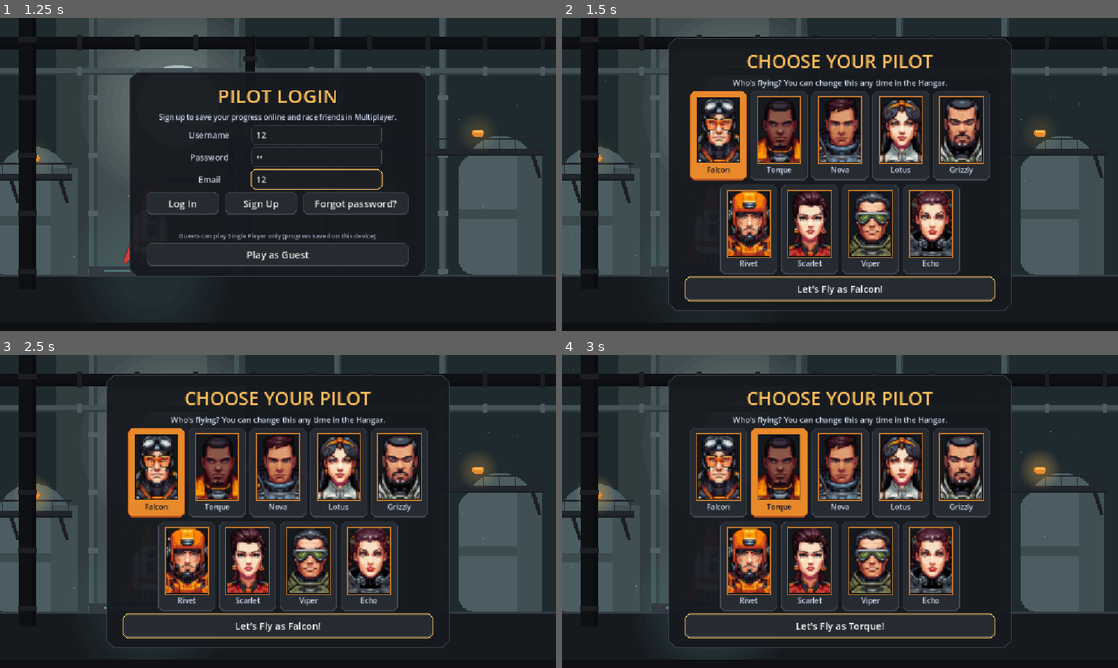
Above: before the commit, frames 1-4 (two rows, left to right).
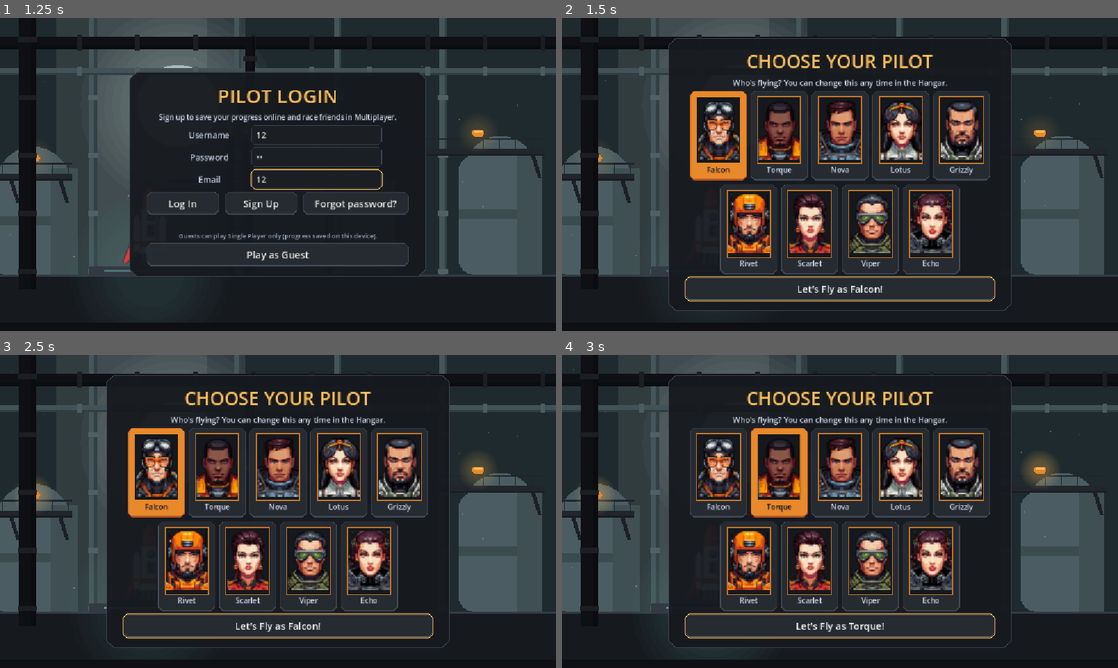
Above: after the commit, the same moments.

Repository: lukebelden/rocket-race
Game: Godot game, scene res://game.tscn
The game is run twice, just before and just after one commit, with the same random seed, the same clock (stepped at 60 frames per second) and the same inputs.
Inputs (mouse positions are in pixels of both pictures, inside the frame that each line leads up to):
- Up to frame 1 (1.25 s): click (316, 133) at 0.52 s; type "12" at 0.6 s; click (316, 155) at 0.75 s; type "12" at 0.83 s; click (316, 180) at 0.98 s; type "12" at 1.07 s
- Up to frame 2 (1.5 s): click "Play as Guest" at 1.25 s
- Up to frame 3 (2.5 s): click (155, 473) at 2.02 s
- Up to frame 4 (3 s): click (778, 473) at 2.77 s

Frame 1 is identical in both runs. In frame 2, 6.5% of the frame differs, in the area x 24-76%, y 25-76%; in frame 3, 6.5%; in frame 4, 6.5%.

Commit message:
Race ghosts are see-through copies of each racer's real ship build; avatars show the whole pilot
Co-Authored-By: Claude Opus 5.5 <noreply@anthropic.com>

Diff:
--- a/game.gd
+++ b/game.gd
@@ -1934,10 +1934,14 @@
 	var course_seed := int(info.get("seed", 1))
 	course_rng.seed = course_seed
 	station_rng.seed = course_seed * 7919 + 17
+	rivals_node.clear()
 	for p in Net.room.get("players", []):
 		var id := int(p.get("id", 0))
 		if id != Net.my_id:
-			rivals_node.add_rival(id, str(p.get("name", "Pilot")), Color.html(str(p.get("color", "#ffffff"))))
+			var ship := str(p.get("ship", "small"))
+			var ghost_scale := float(Profile.item("ships", ship).get("size", 1.0)) * ROCKET_SCALE
+			rivals_node.add_rival(id, str(p.get("name", "Pilot")), Color.html(str(p.get("color", "#ffffff"))),
+				ship, p.get("paint", {}), p.get("mods", []), ghost_scale)
 			_add_rival_card(id, p)
 	_show_menu()
 	_go_to_pad()
@@ -2390,8 +2394,7 @@
 	row.alignment = BoxContainer.ALIGNMENT_CENTER
 	row.add_theme_constant_override("separation", 8)
 	profile_avatar = Pilots.new()
-	profile_avatar.crop = 0.6  # head and shoulders
-	profile_avatar.custom_minimum_size = Vector2(44, 44)
+	profile_avatar.custom_minimum_size = Vector2(38, 52)  # portrait-shaped: the whole pilot fits
 	row.add_child(profile_avatar)
 	profile_label = Label.new()
 	profile_label.add_theme_font_size_override("font_size", 16)
--- a/pilots.gd
+++ b/pilots.gd
@@ -46,13 +46,18 @@
 
 
 func _draw() -> void:
-	var r := Rect2(Vector2.ZERO, size)
+	# The whole portrait (top `crop` of it), fitted inside the box - never cut off.
+	var box := Rect2(Vector2.ZERO, size)
 	if framed:
-		draw_rect(r, Color("15181d"))
-		draw_portrait(self, r.grow(-2), pilot, crop)
-		draw_rect(r, Color(accent, 0.8), false, 2.0)
-	else:
-		draw_portrait(self, r, pilot, crop)
+		draw_rect(box, Color("15181d"))
+		box = box.grow(-2)
+	var tex := texture(pilot)
+	var src := Rect2(Vector2.ZERO, Vector2(tex.get_width(), tex.get_height() * crop))
+	var k := minf(box.size.x / src.size.x, box.size.y / src.size.y)
+	var dst := Rect2(box.get_center() - src.size * k / 2.0, src.size * k)
+	draw_texture_rect_region(tex, dst, src)
+	if framed:
+		draw_rect(Rect2(Vector2.ZERO, size), Color(accent, 0.8), false, 2.0)
 
 
 static func id_of(id: String) -> String:
--- a/rivals.gd
+++ b/rivals.gd
@@ -1,5 +1,6 @@
 extends Node2D
-## Multiplayer: the other racers' rockets, drawn as see-through "ghosts" in their colours.
+## Multiplayer: the other racers' rockets, drawn as see-through "ghosts" of the ship they
+## picked (ship type, paint and fitted mods), with their name tag in their racer colour.
 ## Everyone flies the same course, so a rival's height on screen shows how far ahead of or
 ## behind you they are. Rivals too far away become markers at the top/bottom edge.
 ## They're only visual: you can't bump into each other.
@@ -9,7 +10,11 @@
 ## Metres per distance unit, matching the nav beacon's scale (game.gd METERS_PER_PIXEL x fall speed).
 const METERS_PER_UNIT := 1320.0
 
-## id -> {name, color, x (0..1), d, hull, boost, status, shown_x, shown_d}
+const Rocket := preload("res://rocket.gd")
+## How see-through the ghost ships are.
+const GHOST_ALPHA := 0.5
+
+## id -> {name, color, x (0..1), d, hull, boost, status, shown_x, shown_d, ship: Rocket, scale}
 var rivals: Dictionary = {}
 ## Set by game.gd every frame.
 var my_distance: float = 0.0
@@ -25,9 +30,30 @@
 	_font = ThemeDB.fallback_font
 
 
-func add_rival(id: int, rival_name: String, color: Color) -> void:
+func add_rival(id: int, rival_name: String, color: Color, ship := "small", paint: Dictionary = {},
+		mods: Array = [], ship_scale := 1.0) -> void:
+	remove_rival(id)  # a ghost left over from an earlier race
+	# Their rocket as a display model (it doesn't fly itself: we move it every frame).
+	var r := Rocket.new()
+	r.ship = ship
+	r.paint_main = Color.html(str(paint.get("main", "#e5683b")))
+	r.paint_dark = Color.html(str(paint.get("dark", "#a8432a")))
+	r.paint_body = Color.html(str(paint.get("body", "#e6efe9")))
+	for m in mods:
+		r.mods.append(str(m))
+	r.missile_count = 2
+	r.active = false
+	r.flame_on = true
+	r.monitoring = false
+	r.monitorable = false
+	r.scale = Vector2.ONE * ship_scale
+	r.modulate = Color(1, 1, 1, GHOST_ALPHA)
+	r.visible = false
+	add_child(r)
+	r.set_process(false)
+	r.set_process_unhandled_input(false)
 	rivals[id] = {"name": rival_name, "color": color, "x": 0.5, "d": 0.0, "hull": 1.0,
-		"boost": false, "status": "racing", "shown_x": 0.5, "shown_d": 0.0}
+		"boost": false, "status": "racing", "shown_x": 0.5, "shown_d": 0.0, "ship": r, "scale": ship_scale}
 
 
 func update_rival(id: int, data: Dictionary) -> void:
@@ -46,7 +72,15 @@
 		rivals[id]["d"] = distance
 
 
+## New race: drop every ghost from the last one.
+func clear() -> void:
+	for id in rivals.keys():
+		remove_rival(id)
+
+
 func remove_rival(id: int) -> void:
+	if rivals.has(id) and is_instance_valid(rivals[id]["ship"]):
+		rivals[id]["ship"].queue_free()
 	rivals.erase(id)
 
 
@@ -67,6 +101,12 @@
 	for r in rivals.values():
 		r["shown_x"] = lerpf(r["shown_x"], r["x"], k)
 		r["shown_d"] = lerpf(r["shown_d"], r["d"], k)
+		# Keep the ghost ship's engine animating (it isn't processing on its own).
+		var ship: Rocket = r["ship"]
+		ship._anim += delta * 10.0
+		ship._flicker = randf_range(0.75, 1.2)
+		ship.boosting = r["boost"]
+		ship.queue_redraw()
 	queue_redraw()
 
 
@@ -80,6 +120,8 @@
 		var out: bool = r["status"] == "crashed"
 		var done: bool = r["status"] == "finished"
 		var tag: String = r["name"] + ("  · OUT" if out else ("  · FINISHED" if done else ""))
+		var ship: Rocket = r["ship"]
+		ship.visible = false
 		if y < top_limit or done:
 			_draw_edge_marker(Vector2(x, top_limit + 14.0), true, color, tag, ahead)
 		elif y > bottom_limit:
@@ -91,26 +133,9 @@
 					mx = rocket_x - (mx - rocket_x)
 			_draw_edge_marker(Vector2(mx, bottom_limit - 14.0), false, color, tag, ahead)
 		elif not out:
-			_draw_ghost(Vector2(x, y), color, r["boost"])
-			_draw_tag(Vector2(x, y + 54.0), tag, color)
-
-
-## Simplified rocket silhouette in the racer's colour.
-func _draw_ghost(at: Vector2, color: Color, boosting: bool) -> void:
-	var body := Color(color, 0.55)
-	var dark := Color(color.darkened(0.4), 0.55)
-	var flame := Color(1.0, 0.75, 0.3, 0.6)
-	var flame_len := 30.0 if boosting else 18.0
-	draw_colored_polygon(PackedVector2Array([at + Vector2(-7, 30), at + Vector2(7, 30),
-		at + Vector2(0, 30 + flame_len + randf() * 6.0)]), flame)
-	draw_colored_polygon(PackedVector2Array([at + Vector2(-12, 30), at + Vector2(-24, 38),
-		at + Vector2(-12, 10)]), dark)
-	draw_colored_polygon(PackedVector2Array([at + Vector2(12, 30), at + Vector2(24, 38),
-		at + Vector2(12, 10)]), dark)
-	draw_rect(Rect2(at + Vector2(-12, -18), Vector2(24, 48)), body)
-	draw_colored_polygon(PackedVector2Array([at + Vector2(-12, -18), at + Vector2(12, -18),
-		at + Vector2(0, -42)]), body)
-	draw_circle(at + Vector2(0, -4), 5.0, Color(0.85, 0.95, 1.0, 0.6))
+			ship.visible = true
+			ship.position = Vector2(x, y)
+			_draw_tag(Vector2(x, y - 66.0 * float(r["scale"])), tag, color)  # above the nose, clear of the flame
 
 
 func _draw_tag(at: Vector2, text: String, color: Color) -> void:
